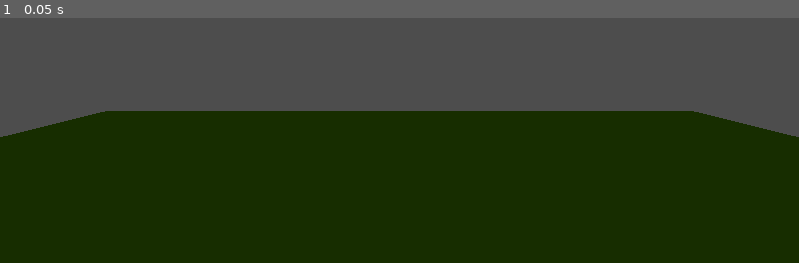
Above: before the commit, frame 1.
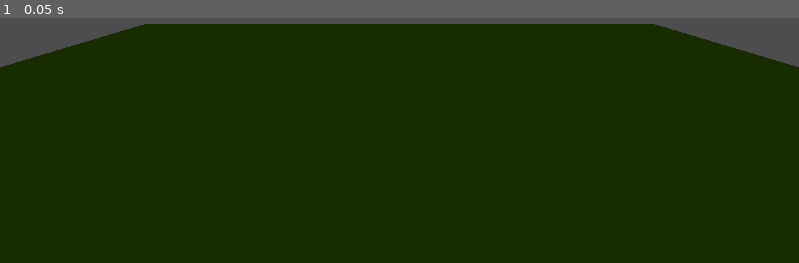
Above: after the commit, the same moment.

Repository: OliCunnington/mammothinteractive_godot_vr_tutorial
Game: Godot game, scene res://main.tscn
Two runs of this game, one before a commit and one after it. Both use one fixed random seed, a clock stepped at 60 frames per second and the inputs below.
Inputs:
- Up to frame 1 (0.05 s): no input

The runs differ from the first frame. In frame 1, 34% of the frame differs, in the area x 0-100%, y 2-49%.

Commit message:
xr tools addon added, hands, body etc

Diff:
--- a/main.tscn
+++ b/main.tscn
@@ -1,6 +1,11 @@
-[gd_scene load_steps=8 format=3 uid="uid://c4lemkqe4fy0g"]
+[gd_scene load_steps=12 format=3 uid="uid://c4lemkqe4fy0g"]
 
 [ext_resource type="Script" path="res://main.gd" id="1_ovuc1"]
+[ext_resource type="PackedScene" uid="uid://b4kad2kuba1yn" path="res://addons/godot-xr-tools/hands/scenes/lowpoly/left_hand_low.tscn" id="2_plvxx"]
+[ext_resource type="PackedScene" uid="uid://l2n30mpbkdyw" path="res://addons/godot-xr-tools/hands/scenes/lowpoly/right_hand_low.tscn" id="3_3t5kk"]
+[ext_resource type="PackedScene" uid="uid://diyu06cw06syv" path="res://addons/godot-xr-tools/player/player_body.tscn" id="4_ogepq"]
+
+[sub_resource type="BoxShape3D" id="BoxShape3D_10lfw"]
 
 [sub_resource type="BoxShape3D" id="BoxShape3D_v1a4j"]
 size = Vector3(10, 1, 10)
@@ -24,12 +29,24 @@
 [node name="XROrigin3D" type="XROrigin3D" parent="."]
 
 [node name="XRCamera3D" type="XRCamera3D" parent="XROrigin3D"]
+transform = Transform3D(1, 0, 0, 0, 0.955449, 0.295158, 0, -0.295158, 0.955449, 0, 0.188241, 0.5423)
 
-[node name="LeftHand" type="XRController3D" parent="XROrigin3D"]
+[node name="LeftController" type="XRController3D" parent="XROrigin3D"]
+transform = Transform3D(1, 0, 0, 0, 1, 0, 0, 0, 1, -0.181222, 0, 0)
 tracker = &"left_hand"
 
-[node name="RightHand" type="XRController3D" parent="XROrigin3D"]
+[node name="LeftHand" parent="XROrigin3D/LeftController" instance=ExtResource("2_plvxx")]
+
+[node name="RightController" type="XRController3D" parent="XROrigin3D"]
+transform = Transform3D(1, 0, 0, 0, 1, 0, 0, 0, 1, 0.145071, 0, 0)
 tracker = &"right_hand"
+
+[node name="RightHand" parent="XROrigin3D/RightController" instance=ExtResource("3_3t5kk")]
+
+[node name="PlayerBody" parent="XROrigin3D" instance=ExtResource("4_ogepq")]
+
+[node name="CollisionShape3D" type="CollisionShape3D" parent="XROrigin3D/PlayerBody"]
+shape = SubResource("BoxShape3D_10lfw")
 
 [node name="DirectionalLight3D" type="DirectionalLight3D" parent="."]
 
--- a/project.godot
+++ b/project.godot
@@ -15,6 +15,19 @@
 config/features=PackedStringArray("4.3", "GL Compatibility")
 config/icon="res://icon.svg"
 
+[autoload]
+
+XRToolsUserSettings="*res://addons/godot-xr-tools/user_settings/user_settings.gd"
+XRToolsRumbleManager="*res://addons/godot-xr-tools/rumble/rumble_manager.gd"
+
+[editor_plugins]
+
+enabled=PackedStringArray("res://addons/godot-xr-tools/plugin.cfg")
+
+[filesystem]
+
+import/blender/enabled=false
+
 [rendering]
 
 renderer/rendering_method="gl_compatibility"
Not shown, changed: .gitignore
